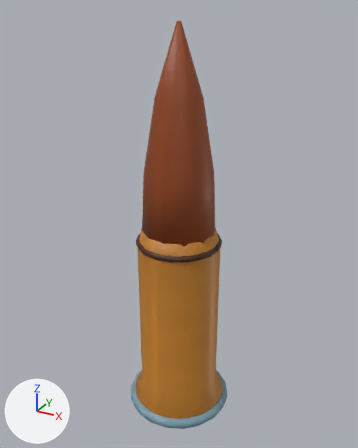
The FBX model Assets/Export/Environment/SM_bullet_round_LOD1.fbx: old version first, new version second.
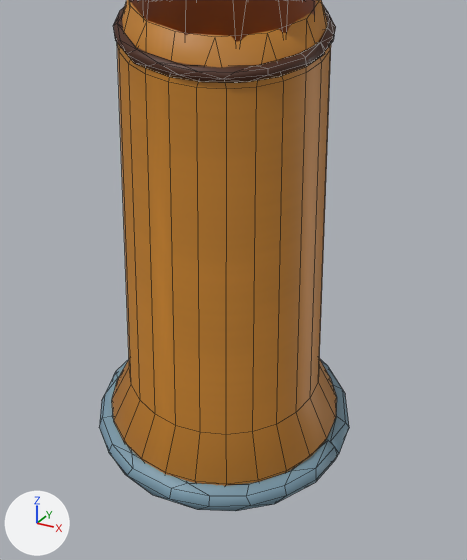
Each version is shown whole from a 50 mm camera at (0.129, -0.235, 0.148) aimed at (-0.002, 0.004, 0.028), then close up on the part from 26% to 76% of the width and 51% to 100% of the height. The lights are fixed; the arrows at lower left show +X, +Y and +Z. The older version's two pictures come first. The close-ups show mesh edges as thin lines.

The first close-up shows 'SM_bullet_round_LOD1'.
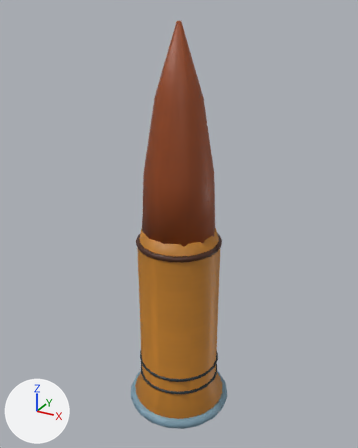
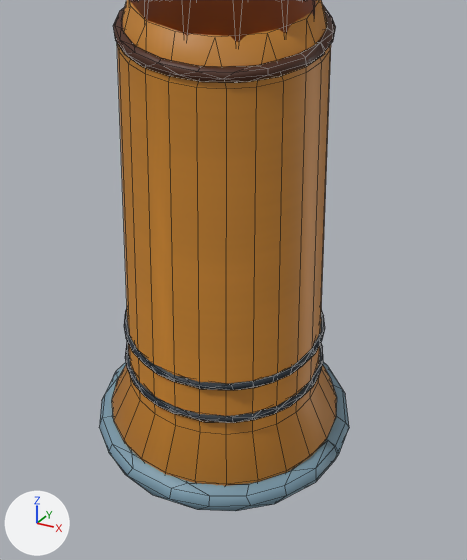
Diff of the bpy script that builds the scene:
```diff
--- a/Assets/Export/Environment/SM_bullet_round_LOD1.fbx.py
+++ b/Assets/Export/Environment/SM_bullet_round_LOD1.fbx.py
@@ me_single_brass_cartridge_001 @@
 # used by ob_sm_bullet_round_lod1; location = (0.0, 0.0, 0.0)
-me_single_brass_cartridge_001.from_pydata(...)  # 434 vertices, 569 faces; spans x -0.033..0.033, y -0.033..0.033, z -0.105..0.141
+me_single_brass_cartridge_001.from_pydata(...)  # 700 vertices, 955 faces; spans x -0.033..0.033, y -0.033..0.033, z -0.105..0.141
+# me_single_brass_cartridge_001 part 1: a new loose piece of 110 vertices spanning x -0.026..0.026, y -0.026..0.026, z -0.076..-0.074, in mat_m_riftsurface
+# me_single_brass_cartridge_001 part 2: a new loose piece of 108 vertices spanning x -0.026..0.026, y -0.026..0.026, z -0.066..-0.064, in mat_m_riftsurface
+# me_single_brass_cartridge_001 part 3
+# 47 vertices are removed from x -0.025..0.031, y -0.025..0.025, z -0.105..0.061
+# 222 faces are deleted
+# 95 vertices are added at x -0.025..0.032, y -0.025..0.025, z -0.105..0.061
+# 260 new faces join them
 me_single_brass_cartridge_001.materials.append(mat_m_riftsurface)
```

Changed parts and their boxes (x1, y1, x2, y2) in the close-ups (467 x 560 px; the box of a moved part takes in the faces that stretch with it):
part 1 of me_single_brass_cartridge_001, added: after (125, 342, 323, 423)
part 2 of me_single_brass_cartridge_001, added: after (124, 308, 325, 390)
part 3 of me_single_brass_cartridge_001, moved or reshaped: (113, 0, 349, 486) in both
